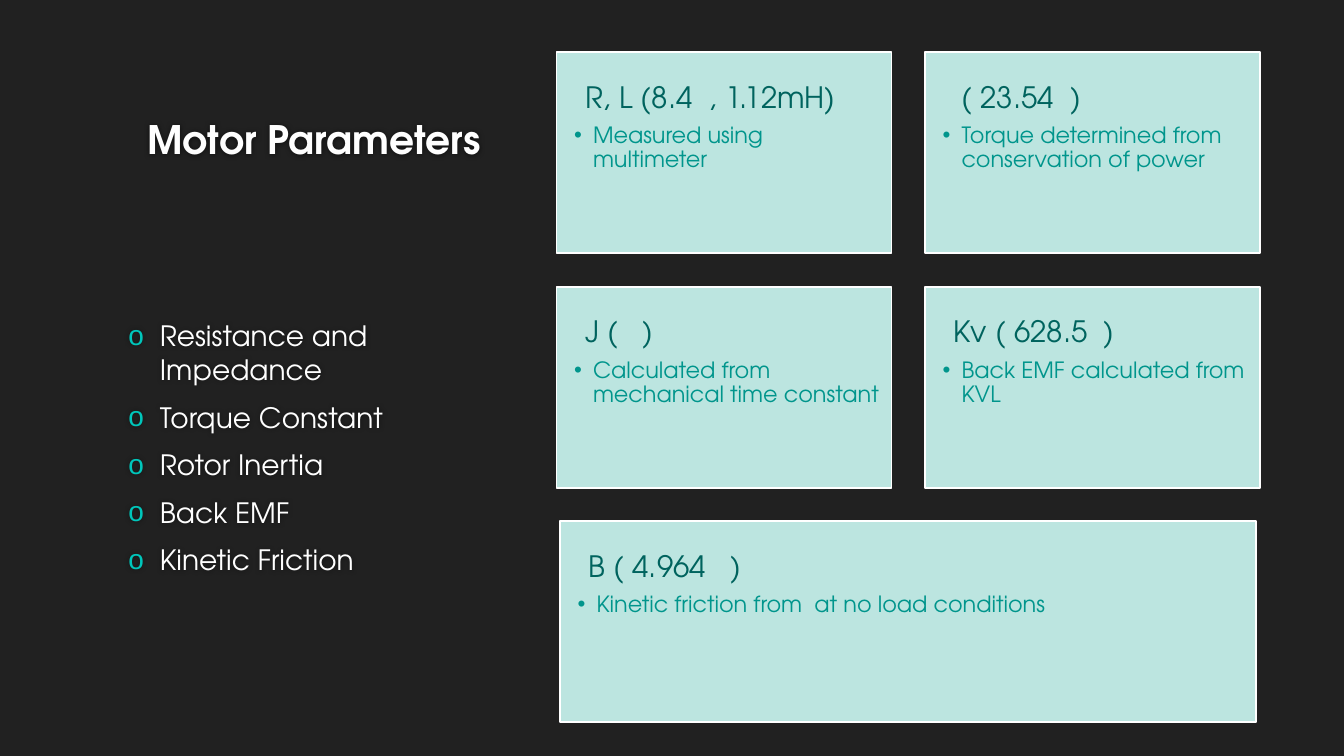
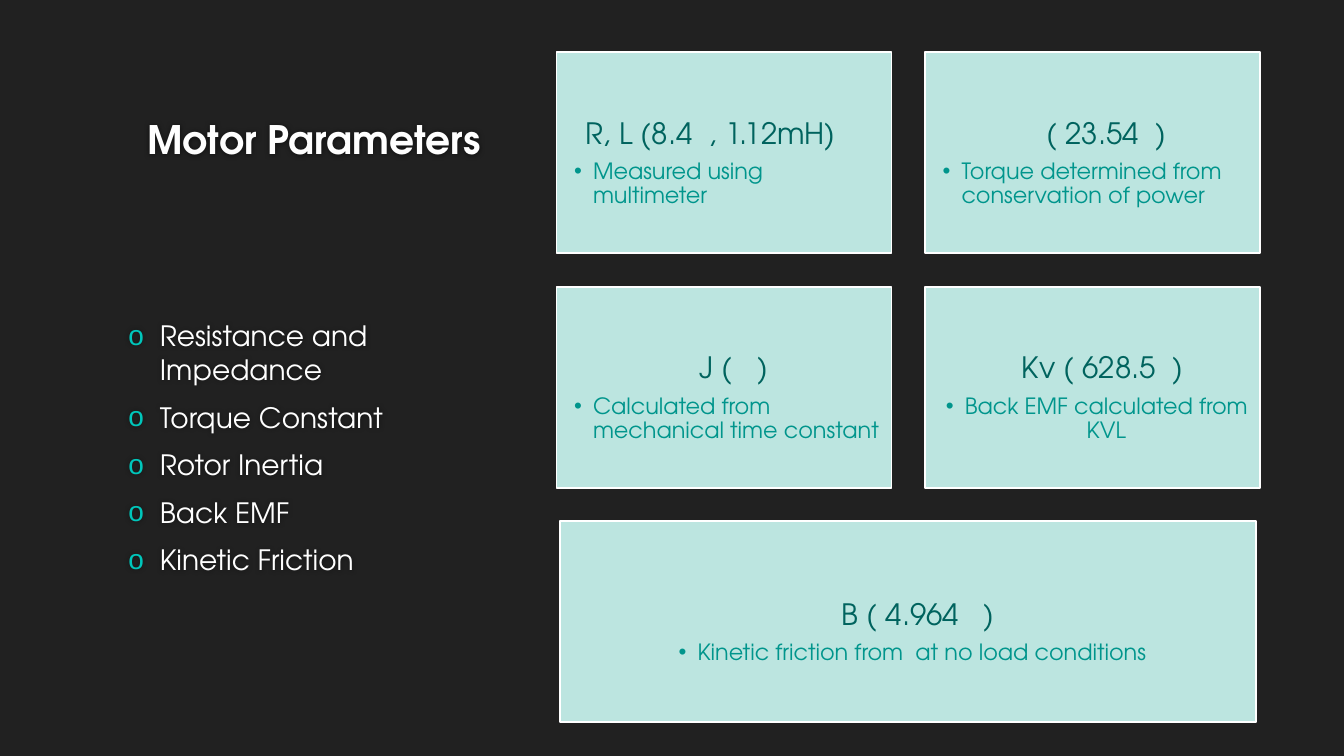
Before and after one commit to lcall3/Controller, a slide deck: slide 5 of doc/report/demo2 - demo.pptx. Drawn at 1344x756 pixels with LibreOffice and Linux fonts; fonts in the diff are those of the drawing; background and template pictures are left out. Boxes give left, top, right and bottom in pixels: in the first picture for what was removed or moved away, otherwise in the second. Text is boxed around its words. In the diff, an @@ line names an element or a change of style, - is before the commit and + after.

```diff
--- a/doc/report/demo2 - demo.pptx
+++ b/doc/report/demo2 - demo.pptx
@@ text at bbox=[1066, 122, 1139, 145]: alignment left to centre @@
@@ vertical alignment top to middle in 3 elements at bbox=[585, 122, 836, 204], bbox=[962, 122, 1222, 208], bbox=[593, 356, 879, 439] @@
@@ text "Kv ( 628.5 )" at bbox=[965, 356, 1248, 438]: alignment left to centre; vertical alignment top to middle @@
@@ text at bbox=[700, 356, 714, 379]: alignment left to centre @@
@@ text "B ( 4.964 )" at bbox=[698, 603, 1146, 661]: alignment left to centre; vertical alignment top to middle @@
```
Also in this commit, not shown: 8 other slides changed, 2 slides added, 2 slides removed, 2 other files.
